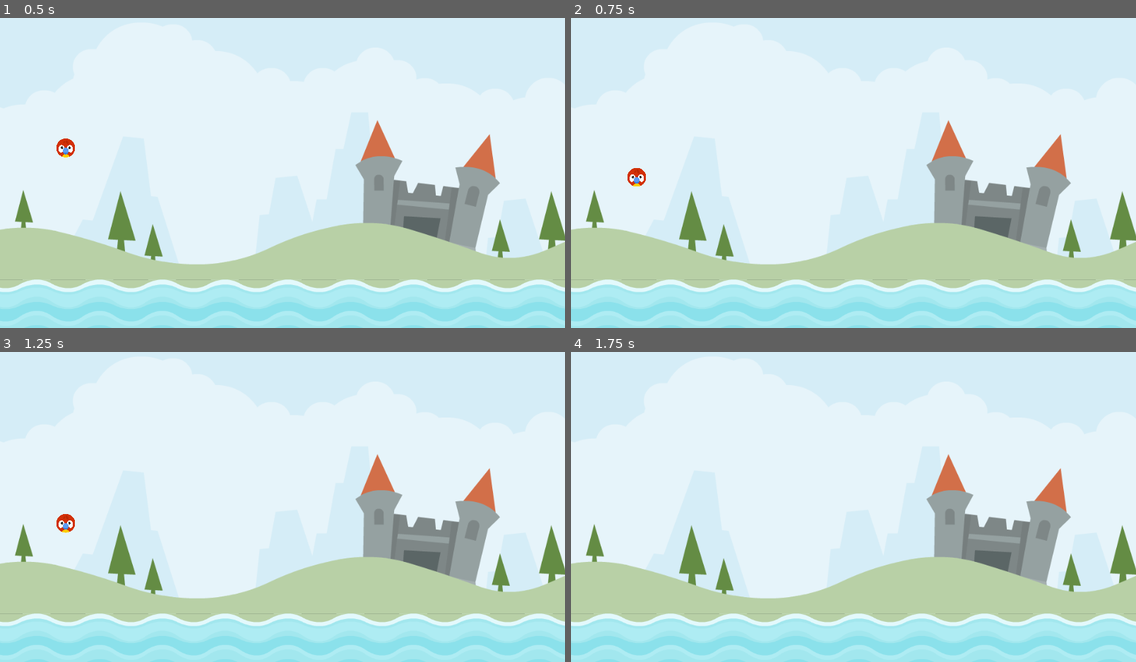
Above: before the commit, frames 1-4 (two rows, left to right).
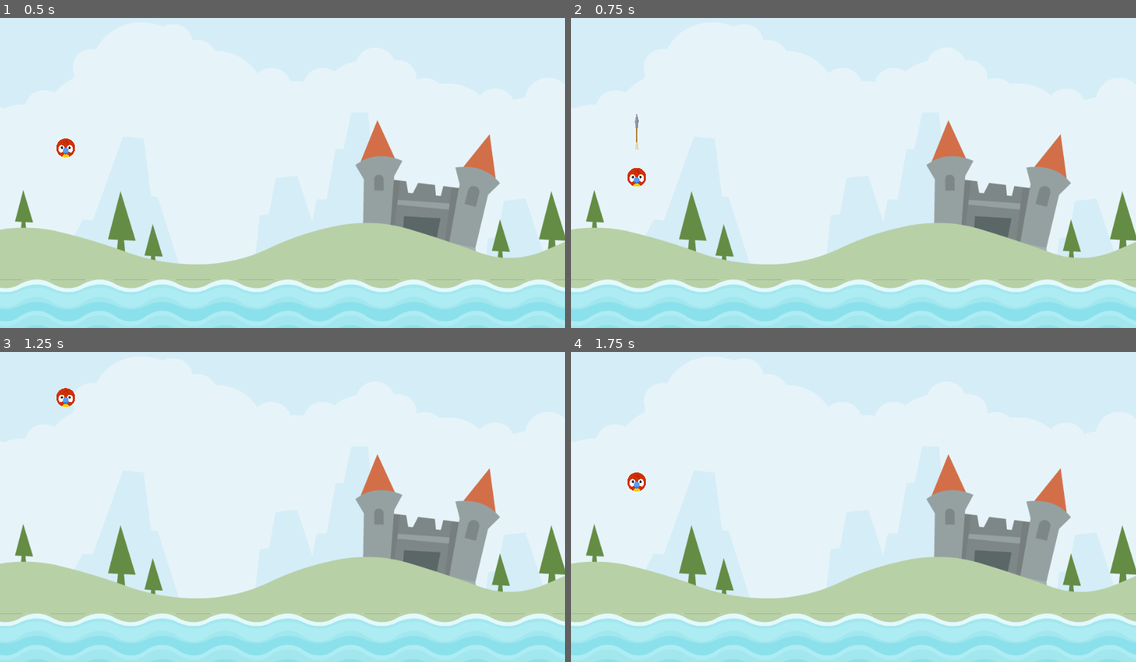
Above: after the commit, the same moments.

Repository: miguelbeltrancastro/Angry_Animals
Game: Godot game, scene res://scenes/level/level.tscn
Same seed, same stepped clock (60 frames per second), same inputs: the game is played once before the commit and once after it.
Inputs (mouse positions are in pixels of both pictures, inside the frame that each line leads up to):
- Up to frame 1 (0.5 s): no input
- Up to frame 2 (0.75 s): tap Enter at 0.5 s; drag from (638, 148) to (853, 324) at 0.52 s
- Up to frame 3 (1.25 s): no input
- Up to frame 4 (1.75 s): drag from (740, 519) to (853, 658) at 1.27 s

Frame 1 is identical in both runs. In frame 2, less than 0.1% of the frame differs, in the area x 11-12%, y 30-43%; in frame 3, 0.3%, in the area x 10-14%, y 11-59%; in frame 4, 0.2%.

Commit message:
Added arrow and launch mechanic

Diff:
--- a/scenes/animal/animal.gd
+++ b/scenes/animal/animal.gd
@@ -6,24 +6,48 @@
 const DRAG_LIM_MAX: Vector2 = Vector2(0,60)
 const DRAG_LIM_MIN: Vector2 = Vector2(-60,0)
 
+const IMPULSE_MULT: float = 20.0
+const IMPULSE_MAX: float = 1200.0
+
 var _start: Vector2 = Vector2.ZERO
 var _drag_start: Vector2 = Vector2.ZERO
 var _dragged_vector: Vector2 = Vector2.ZERO
+var _last_dragged_vector: Vector2 = Vector2.ZERO
+var _arrow_scale_x: float = 0.0
+
+@onready var arrow = $Arrow
+@onready var stretch_sound = $StretchSound
+@onready var launch_sound = $LaunchSound
 
 # Called when the node enters the scene tree for the first time.
 func _ready():
+	_arrow_scale_x = arrow.scale.x
+	arrow.hide()
 	_start = position
 
 # Called every frame. 'delta' is the elapsed time since the previous frame.
 func _physics_process(delta):
 	update(delta)
 
+func get_impulse() -> Vector2:
+	return _dragged_vector * -1 * IMPULSE_MULT
+
+func set_drag() -> void:
+	_drag_start = get_global_mouse_position()
+	arrow.show()
+
+func set_release() -> void:
+	arrow.hide()
+	freeze = false
+	apply_central_impulse(get_impulse())
+	launch_sound.play()
+
 func set_new_state(new_state:ANIMAL_STATE) -> void:
 	_state = new_state
 	if _state == ANIMAL_STATE.RELEASE:
-		freeze = false
+		set_release()
 	elif _state == ANIMAL_STATE.DRAG:
-		_drag_start = get_global_mouse_position()
+		set_drag()
 
 func detect_release() -> bool:
 	if _state == ANIMAL_STATE.DRAG:
@@ -32,10 +56,24 @@
 			return true
 	return false
 
+func scale_arrow() -> void:
+	var imp_len = get_impulse().length()
+	var perc = imp_len/IMPULSE_MAX
+	arrow.scale.x = (_arrow_scale_x * perc) + _arrow_scale_x
+	arrow.rotation = (_start - position).angle()
+
+func play_strecht_sound() -> void:
+	if(_last_dragged_vector - _dragged_vector).length() > 0:
+		if stretch_sound.playing == false:
+			stretch_sound.play()
+
 func get_drag_vector(gmp:Vector2) -> Vector2:
 	return gmp - _drag_start
 
 func drag_in_limits() -> void:
+
+	_last_dragged_vector = _dragged_vector
+
 	_dragged_vector.x=clampf(
 		_dragged_vector.x,
 		DRAG_LIM_MIN.x,
@@ -48,13 +86,14 @@
 	)
 	position = _start + _dragged_vector
 
-
 func update_drag() -> void:
 	if detect_release() == true:
 		return
 	var gmp = get_global_mouse_position()
 	_dragged_vector = get_drag_vector(gmp)
+	play_strecht_sound()
 	drag_in_limits()
+	scale_arrow()
 
 func update(delta:float) -> void:
 	match _state:
--- a/scenes/animal/animal.tscn
+++ b/scenes/animal/animal.tscn
@@ -1,7 +1,10 @@
-[gd_scene load_steps=4 format=3 uid="uid://cgohy2yacnlqs"]
+[gd_scene load_steps=7 format=3 uid="uid://cgohy2yacnlqs"]
 
 [ext_resource type="Texture2D" uid="uid://07jnfxpd2lru" path="res://assets/player/parrot.png" id="1_3vmgq"]
 [ext_resource type="Script" path="res://scenes/animal/animal.gd" id="1_ksuy0"]
+[ext_resource type="Texture2D" uid="uid://2d5d5j40astn" path="res://assets/items/arrow.png" id="3_may6y"]
+[ext_resource type="AudioStream" uid="uid://dllf8ae5uylu6" path="res://assets/audio/stretch2.ogg" id="4_fdovl"]
+[ext_resource type="AudioStream" uid="uid://6ej3e00vtvye" path="res://assets/audio/catapult.ogg" id="5_dtys4"]
 
 [sub_resource type="CircleShape2D" id="CircleShape2D_oeurf"]
 radius = 19.0
@@ -21,5 +24,16 @@
 [node name="VisibleOnScreenNotifier2D" type="VisibleOnScreenNotifier2D" parent="."]
 scale = Vector2(2.00096, 2.02227)
 
+[node name="Arrow" type="Sprite2D" parent="."]
+scale = Vector2(0.3, 0.3)
+texture = ExtResource("3_may6y")
+offset = Vector2(150, 0)
+
+[node name="StretchSound" type="AudioStreamPlayer2D" parent="."]
+stream = ExtResource("4_fdovl")
+
+[node name="LaunchSound" type="AudioStreamPlayer2D" parent="."]
+stream = ExtResource("5_dtys4")
+
 [connection signal="input_event" from="." to="." method="_on_input_event"]
 [connection signal="screen_exited" from="VisibleOnScreenNotifier2D" to="." method="_on_visible_on_screen_notifier_2d_screen_exited"]
